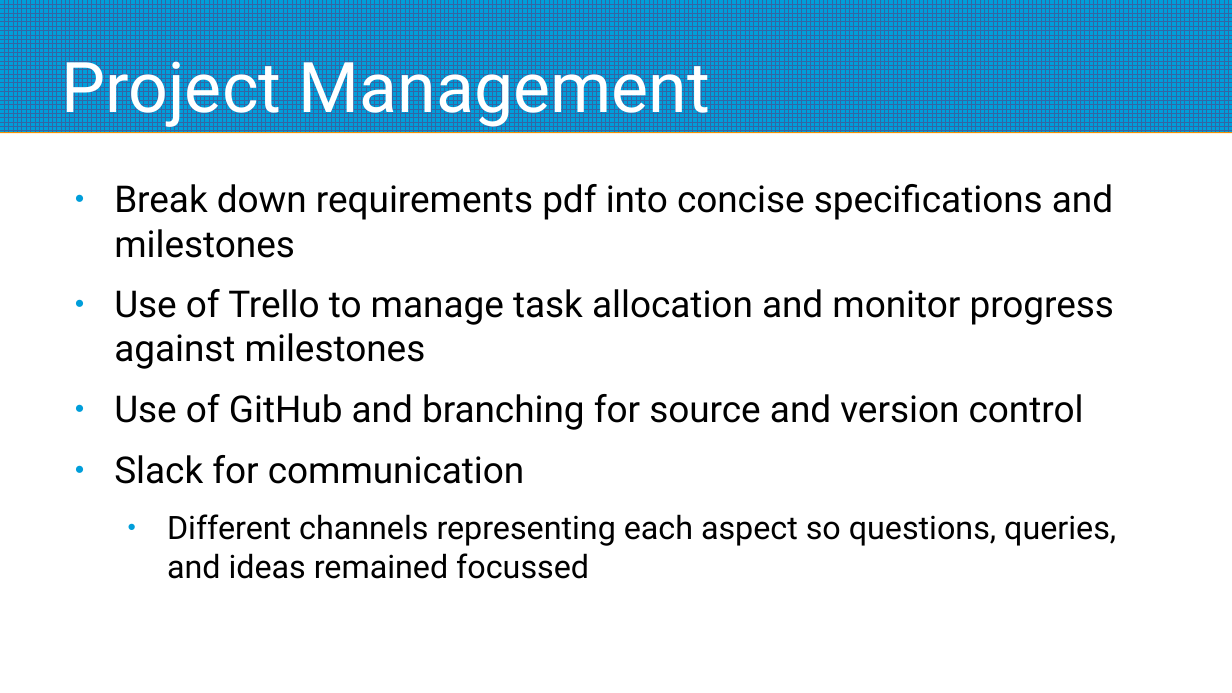
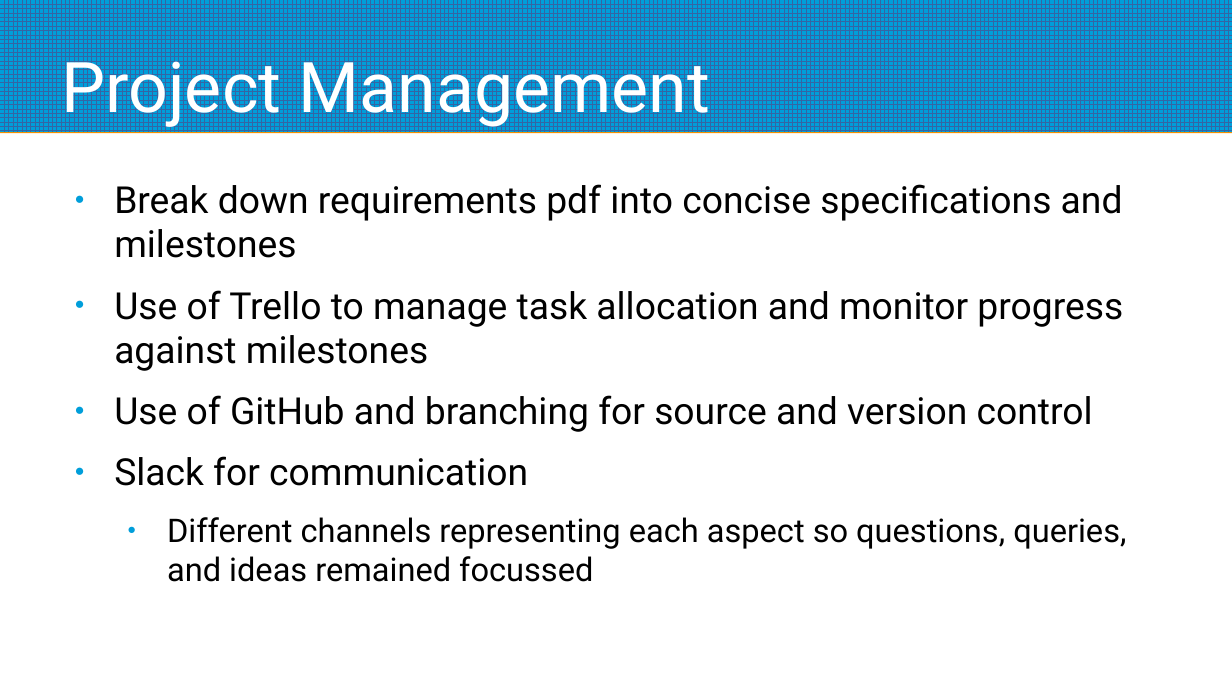
Before and after one commit to Lihp8270/CodingBootcampProject, a slide deck: slide 2 of Report and Presentations/Technical Presentation.pptx. Drawn at 1232x693 pixels with LibreOffice and Linux fonts; fonts in the diff are those of the drawing; background and template pictures are left out. Boxes give left, top, right and bottom in pixels: in the first picture for what was removed or moved away, otherwise in the second. Text is boxed around its words. In the diff, an @@ line names an element or a change of style, - is before the commit and + after.

```diff
--- a/Report and Presentations/Technical Presentation.pptx
+++ b/Report and Presentations/Technical Presentation.pptx
@@ text "Break down requirements pdf into ..." at (x1=114, y1=184, x2=1126, y2=582): size 23.8 to 24 pt in "Break down requirements pdf into concise specifications ...", "Use of Trello to manage task allocation ...", "Use of GitHub and branching for source ...", "Slack for communication"; size 20.8 to 21 pt in "Different channels representing each aspect so questions, ..." @@
```
Also in this commit, not shown: 3 other slides changed, 2 slides added, 1 other file.
